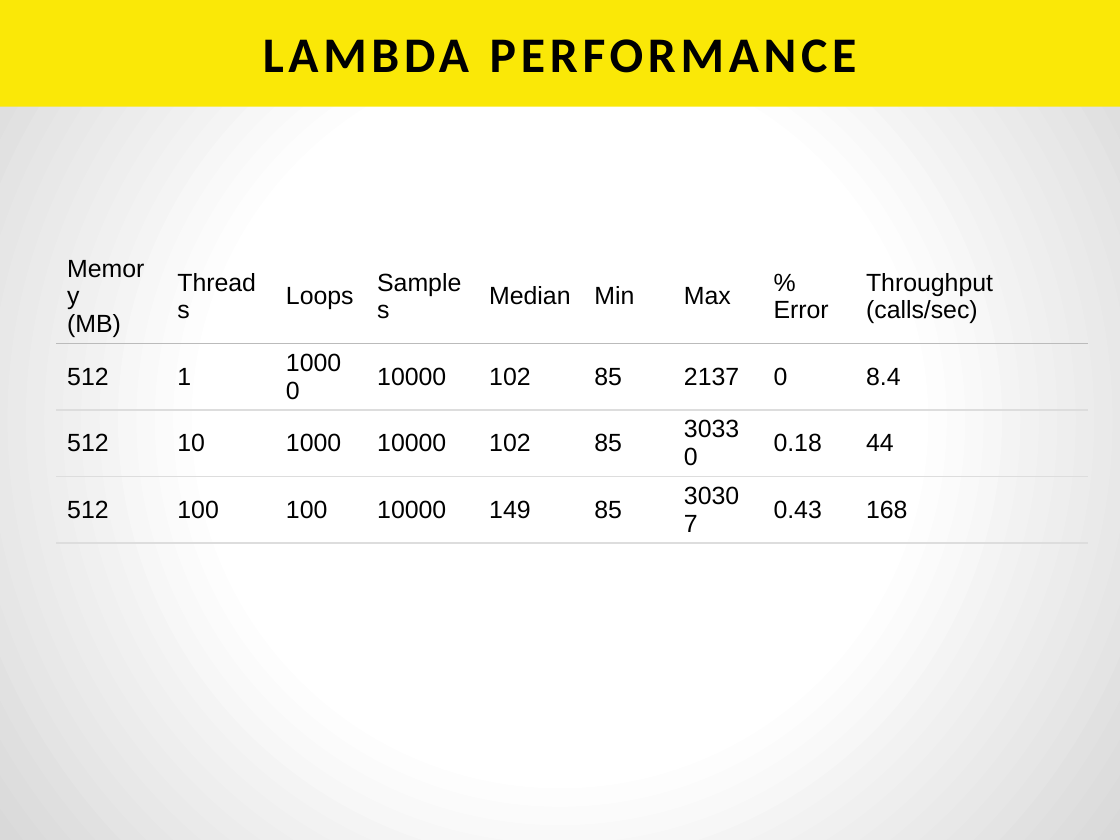
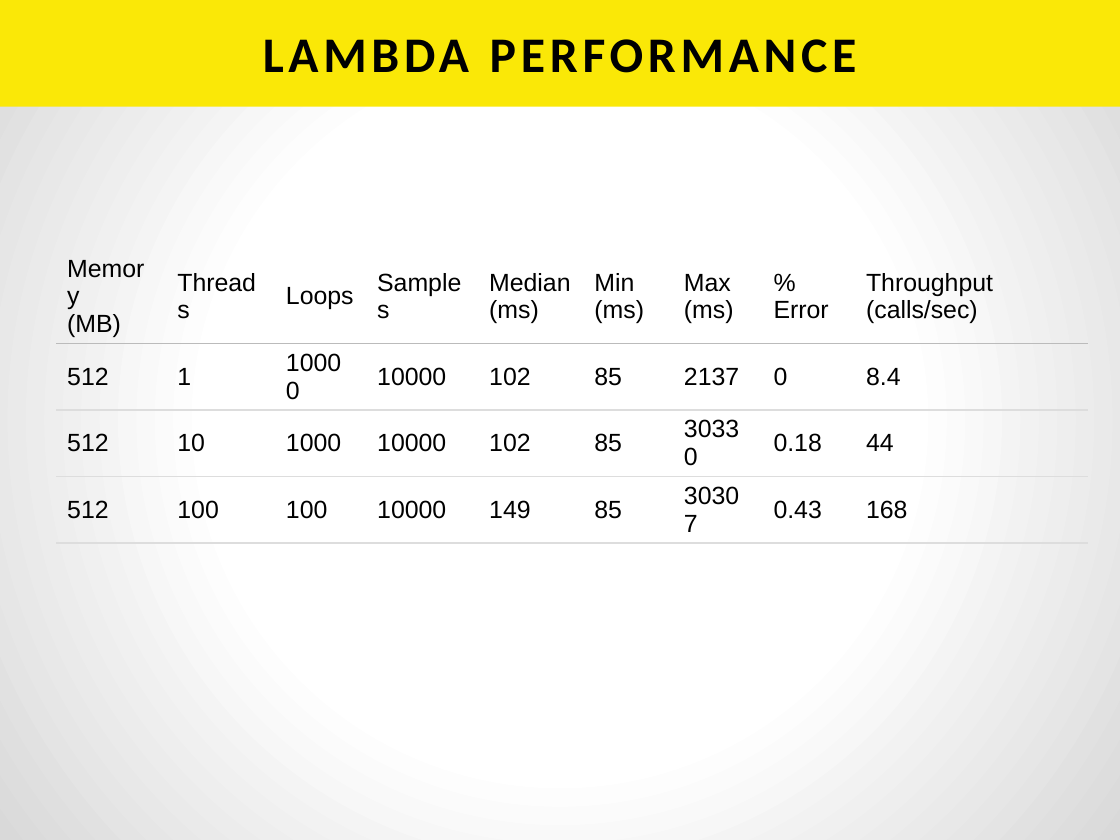
Before and after one commit to h2oai/h2o-tutorials, a slide deck: slide 19 of tutorials/aws-lambda-app/BuildingAnAppWithAWSLambda.pptx (slide 20 before the commit). Drawn at 1120x840 pixels with LibreOffice and Linux fonts; fonts in the diff are those of the drawing. Boxes give left, top, right and bottom in pixels: in the first picture for what was removed or moved away, otherwise in the second. Text is boxed around its words. In the diff, an @@ line names an element or a change of style, - is before the commit and + after.

```diff
--- a/tutorials/aws-lambda-app/BuildingAnAppWithAWSLambda.pptx
+++ b/tutorials/aws-lambda-app/BuildingAnAppWithAWSLambda.pptx
@@ table at (56,249,1088,523) @@
-row 1: Memory / (MB) | Threads | Loops | Samples | Median | Min | Max | % Error | Throughput / (calls/sec)
+row 1: Memory / (MB) | Threads | Loops | Samples | Median / (ms) | Min / (ms) | Max / (ms) | % Error | Throughput / (calls/sec)
```
Also in this commit, not shown: 7 other slides changed, 1 slide added, 1 slide removed.
